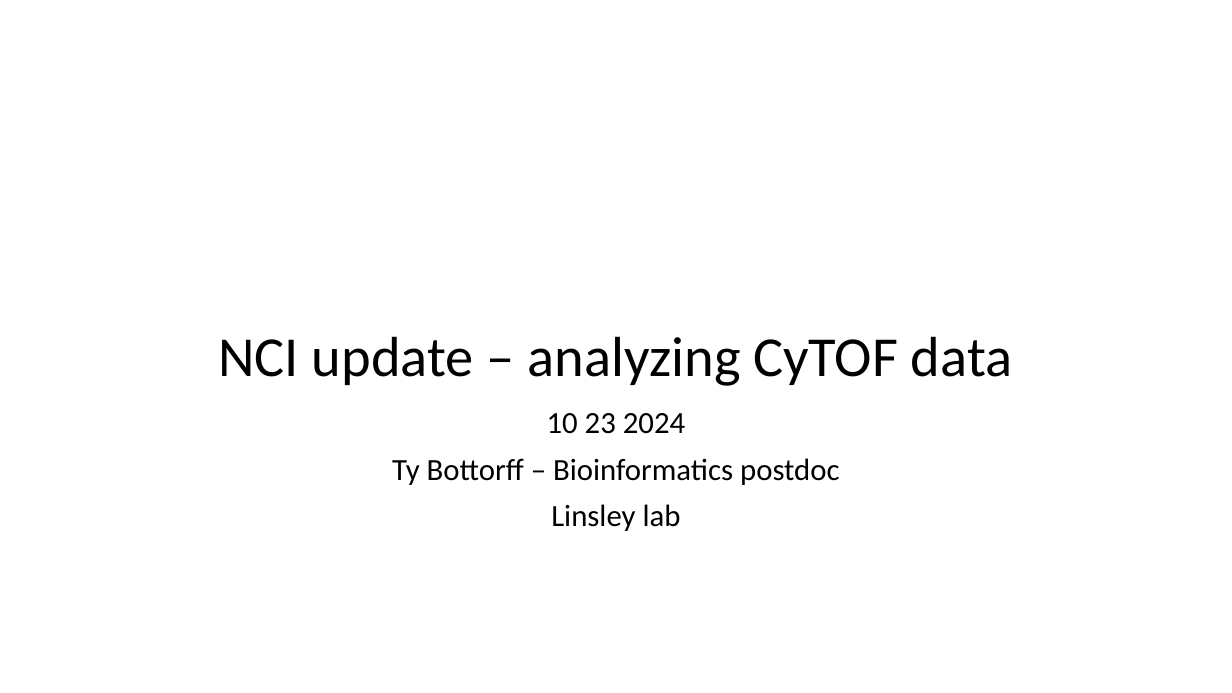
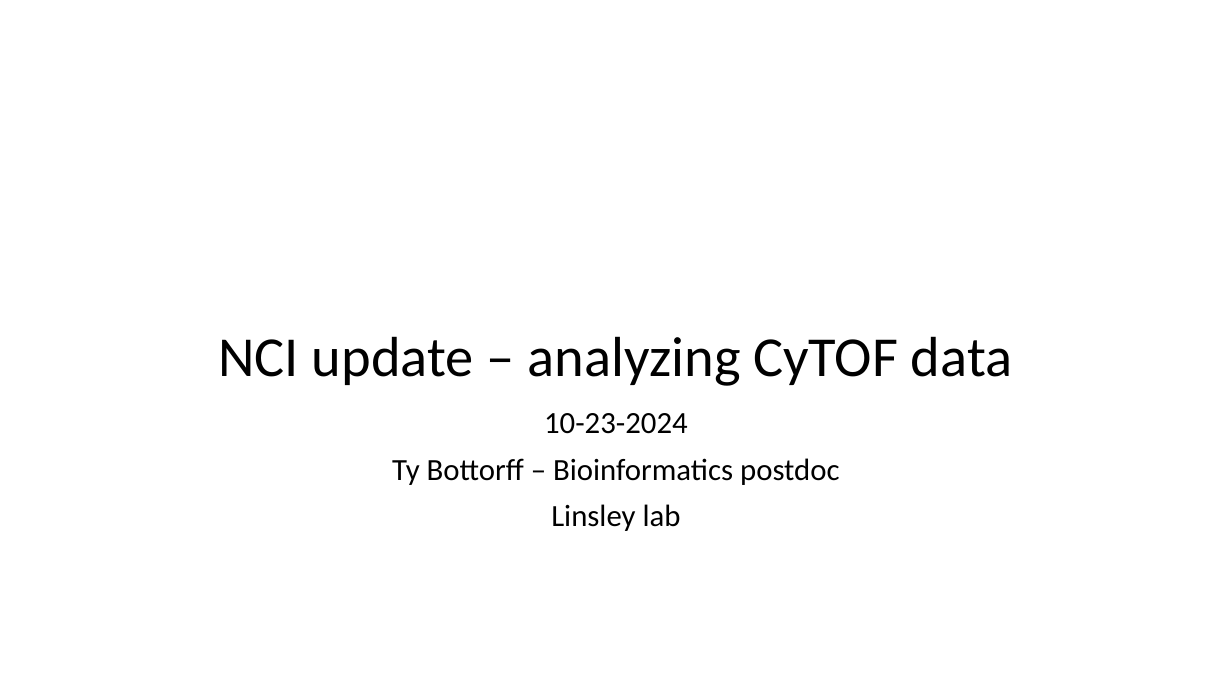
Before and after one commit to tybottorff/bottorffdocs, a slide deck: slide 1 of presentations/NCI_talks/2024_10_23.pptx. Drawn at 1232x693 pixels with LibreOffice and Linux fonts; fonts in the diff are those of the drawing. Boxes give left, top, right and bottom in pixels: in the first picture for what was removed or moved away, otherwise in the second. Text is boxed around its words. In the diff, an @@ line names an element or a change of style, - is before the commit and + after.

```diff
--- a/presentations/NCI_talks/2024_10_23.pptx
+++ b/presentations/NCI_talks/2024_10_23.pptx
@@ subtitle at (544, 413, 688, 434): text changed @@
-10 23 2024
+10-23-2024
```
Also in this commit, not shown: 7 other slides changed.
